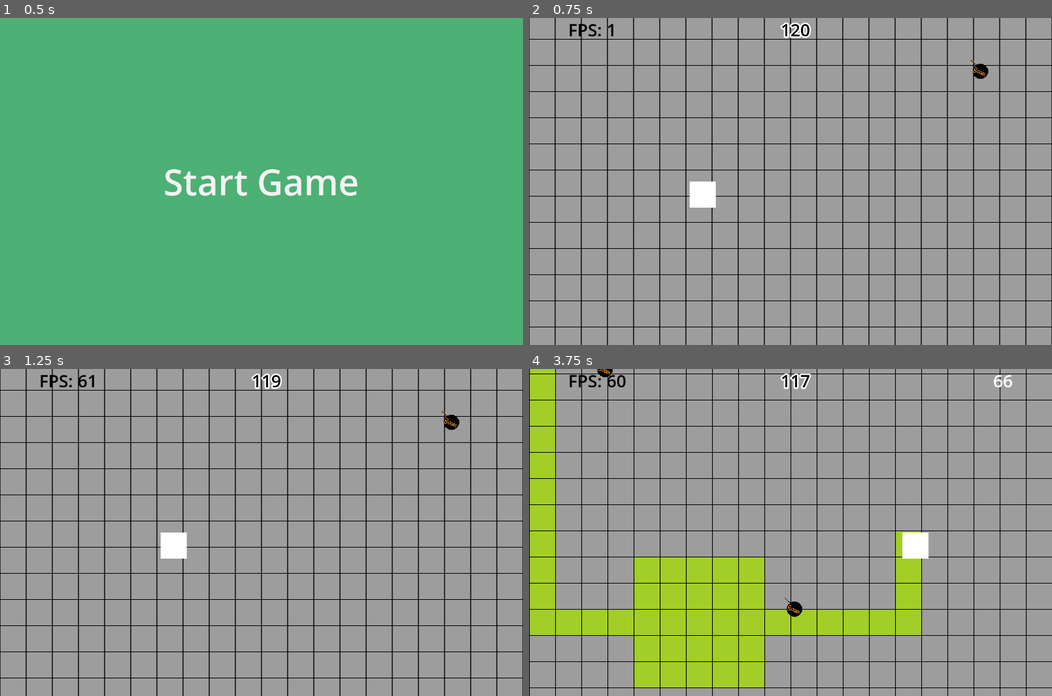
Above: before the commit, frames 1-4 (two rows, left to right).
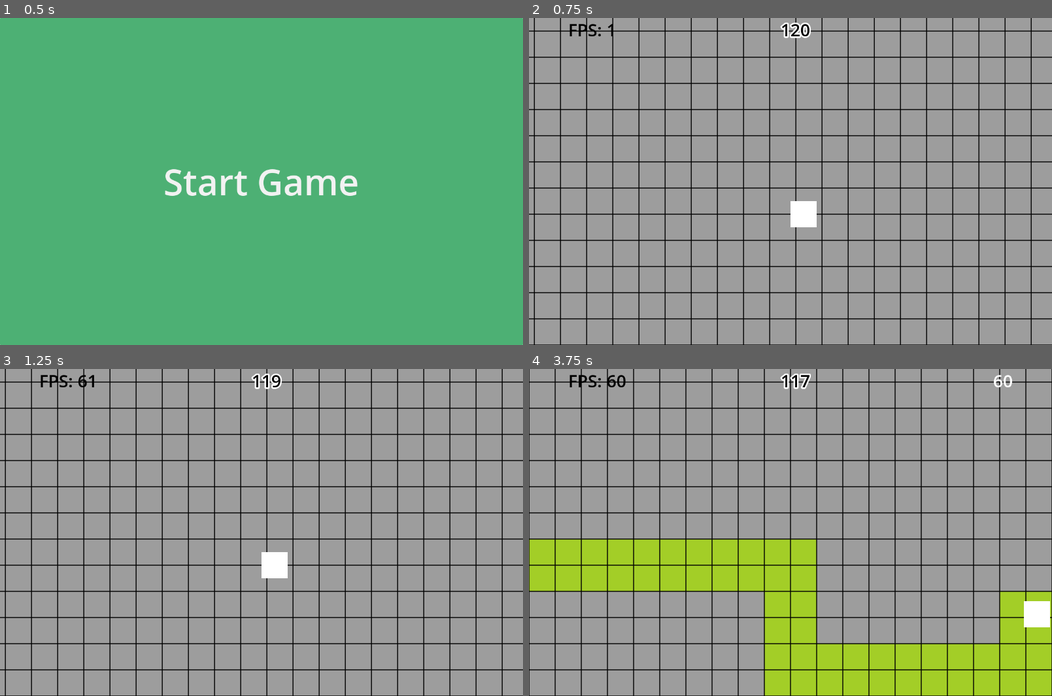
Above: after the commit, the same moments.

Repository: NIK-98/Paint_The_Ground
Game: Godot game, scene res://sceens/level.tscn
Same seed, same stepped clock (60 frames per second), same inputs: the game is played once before the commit and once after it. This scene is started directly instead of the project's main scene.
Inputs:
- Up to frame 1 (0.5 s): no input
- Up to frame 2 (0.75 s): click "Start Game" at 0.5 s
- Up to frame 3 (1.25 s): no input
- Up to frame 4 (3.75 s): hold D (right) 1.28-2.03 s; hold S (down) 2.03-2.78 s; hold D (right) 2.78-3.53 s; hold W (up) from 3.53 s (still down)

Frame 1 is identical in both runs. In frame 2, 17% of the frame differs, in the area x 0-100%, y 0-100%; in frame 3, 17%; in frame 4, 40%.
Error in both runs: Attempt to call function 'get_node' in base 'null instance' on a null instance. (res://scripts/player.gd:32)

Commit message:
wertung fehler mit ungleichen scores behoben und bomben besser syncronisiert

Diff:
--- a/sceens/bombe.tscn
+++ b/sceens/bombe.tscn
@@ -12,7 +12,7 @@
 properties/0/replication_mode = 2
 properties/1/path = NodePath(".:visible")
 properties/1/spawn = true
-properties/1/replication_mode = 1
+properties/1/replication_mode = 2
 
 [node name="Bombe" type="Node2D" groups=["boom"]]
 script = ExtResource("1_d6tas")
--- a/sceens/level.tscn
+++ b/sceens/level.tscn
@@ -106,6 +106,12 @@
 properties/3/path = NodePath("CanvasLayer/Start:button_pressed")
 properties/3/spawn = true
 properties/3/replication_mode = 1
+properties/4/path = NodePath(".:randpos")
+properties/4/spawn = true
+properties/4/replication_mode = 1
+properties/5/path = NodePath(".:oldrandpos")
+properties/5/spawn = true
+properties/5/replication_mode = 1
 
 [node name="level" type="Node2D" groups=["Level"]]
 script = ExtResource("1_5145t")
--- a/sceens/player.tscn
+++ b/sceens/player.tscn
@@ -22,6 +22,9 @@
 properties/3/path = NodePath("Color:color")
 properties/3/spawn = true
 properties/3/replication_mode = 1
+properties/4/path = NodePath(".:score")
+properties/4/spawn = true
+properties/4/replication_mode = 1
 
 [sub_resource type="SceneReplicationConfig" id="SceneReplicationConfig_8xxcm"]
 properties/0/path = NodePath("PlayerInput:move")
--- a/sceens/score_label.tscn
+++ b/sceens/score_label.tscn
@@ -5,10 +5,10 @@
 [sub_resource type="SceneReplicationConfig" id="SceneReplicationConfig_umceb"]
 properties/0/path = NodePath(".:theme_override_colors/font_color")
 properties/0/spawn = true
-properties/0/replication_mode = 2
+properties/0/replication_mode = 1
 properties/1/path = NodePath(".:text")
 properties/1/spawn = true
-properties/1/replication_mode = 2
+properties/1/replication_mode = 1
 
 [node name="score_label" type="Label"]
 theme_override_font_sizes/font_size = 42
--- a/scripts/Global.gd
+++ b/scripts/Global.gd
@@ -1,6 +1,6 @@
 extends Node
 
-var Spielfeld_Size = Vector2()
+var Spielfeld_Size = Vector2(1280*2,800*2)
 var Max_clients = 6
 const Start_bomben_limit = 4
 var Gameover = false
--- a/scripts/PlayerInput.gd
+++ b/scripts/PlayerInput.gd
@@ -1,6 +1,8 @@
 extends MultiplayerSynchronizer
 
 @export var move = Input.get_vector("left","right","up","down")
+
+var aktueller_spieler = false
 
 func _ready():
 	set_process(get_multiplayer_authority() == multiplayer.get_unique_id())
@@ -8,3 +10,6 @@
 func _physics_process(delta):
 	if is_multiplayer_authority():
 		move = Input.get_vector("left","right","up","down")
+		aktueller_spieler = true
+	else:
+		aktueller_spieler = false
--- a/scripts/bombe.gd
+++ b/scripts/bombe.gd
@@ -6,10 +6,10 @@
 const  bomb_radius = 64*2
 
 
+@rpc("any_peer","call_local")
 func aktivate_bombe(id: int, cell: int, clean:Node2D):
 	for x in range(-bomb_radius,bomb_radius):
 		for y in range(-bomb_radius,bomb_radius):
 			var tile_position = map.local_to_map(Vector2i(clean.position.x+x,clean.position.y+y))
 			map.set_cell(0,tile_position,cell,Vector2i(0,0))
 	clean.queue_free()
-	level.spawn_new_bombe.rpc(id)
--- a/scripts/floor.gd
+++ b/scripts/floor.gd
@@ -2,13 +2,9 @@
 
 @onready var main = get_parent().get_parent().get_parent()
 
-var with_tiles = 1280*2
-var hight_tiles = 800*2
-
 
 func reset_floor():
-	for x in range(with_tiles):
-		for y in range(hight_tiles):
+	for x in range(Global.Spielfeld_Size.x):
+		for y in range(Global.Spielfeld_Size.y):
 			var tile_position = local_to_map(Vector2i(x,y))
 			set_cell(0,tile_position,0,Vector2i(0,0))
-			Global.Spielfeld_Size = Vector2(x,y)
--- a/scripts/level.gd
+++ b/scripts/level.gd
@@ -1,4 +1,8 @@
 extends Node2D
+
+
+const bomb_spawn_genzen = 250
+
 
 @onready var main = get_parent().get_parent()
 @export var player_sceen: PackedScene
@@ -6,8 +10,8 @@
 @onready var map = get_node("floor")
 @onready var bombe = preload("res://sceens/bombe.tscn")
 @onready var Bomben = get_node("Bomben")
-
-const bomb_spawn_genzen = 64
+@export var randpos = Vector2(randi_range(bomb_spawn_genzen,Global.Spielfeld_Size.x-bomb_spawn_genzen),randi_range(bomb_spawn_genzen,Global.Spielfeld_Size.y-bomb_spawn_genzen))
+@export var oldrandpos = randpos
 
 var old_spawn: Vector2
 var Time_out = false
@@ -19,7 +23,6 @@
 	multiplayer.server_disconnected.connect(verbindung_verloren)
 	if not multiplayer.is_server():
 		return
-
 	multiplayer.peer_connected.connect(add_player)
 	multiplayer.peer_disconnected.connect(del_player)
 	multiplayer.peer_disconnected.connect(del_score)
@@ -82,19 +85,22 @@
 
 
 @rpc("call_local")
-func reset_bomben(id: int,anzahl: int):
+func reset_bomben(anzahl: int):
 	for c in Bomben.get_child_count()-1:
 		if Bomben.get_child(c).is_in_group("boom"):
 			Bomben.get_child(c).queue_free()
-	for i in range(anzahl):
-		spawn_new_bombe.rpc(id)
 
 
-@rpc("call_local")
-func spawn_new_bombe(id: int):
+@rpc("any_peer","call_local")
+func update_spawn_bomb_position():
+	oldrandpos = randpos
+	randpos = Vector2(randi_range(bomb_spawn_genzen,Global.Spielfeld_Size.x-bomb_spawn_genzen),randi_range(bomb_spawn_genzen,Global.Spielfeld_Size.y-bomb_spawn_genzen))
+
+@rpc("any_peer","call_local")
+func spawn_new_bombe():
 	var new_bombe = bombe.instantiate()
-	var randpos = Vector2(randi_range(bomb_spawn_genzen,Global.Spielfeld_Size.x-bomb_spawn_genzen),randi_range(bomb_spawn_genzen,Global.Spielfeld_Size.y-bomb_spawn_genzen))
 	new_bombe.name = "bombe"
+	update_spawn_bomb_position.rpc()
 	new_bombe.position = randpos
 	Bomben.add_child(new_bombe)
 
@@ -134,3 +140,5 @@
 
 func _on_start_pressed():
 	visible_start.rpc()
+	reset_bomben.rpc_id(1, Global.Start_bomben_limit)
+	spawn_new_bombe.rpc()
--- a/scripts/player.gd
+++ b/scripts/player.gd
@@ -34,21 +34,18 @@
 		camera.make_current()
 	color_change(name)
 
-
 func _physics_process(delta):
 	if not loaded:
 		loaded = true
 		painter(name)
-		score_counter.rpc()
+		score_counter()
 
 	if not get_parent().get_parent().get_node("CanvasLayer/Start").visible:
 		if not Gametriggerstart:
 			Gametriggerstart = true
 			map.reset_floor()
 			Check_Time_Visible.rpc()
-			if multiplayer.is_server():
-				get_parent().get_parent().reset_bomben.rpc_id(1, name.to_int(), Global.Start_bomben_limit)
-				get_parent().get_parent().get_node("Timer").start()
+			get_parent().get_parent().get_node("Timer").start()
 		if get_parent().get_parent().get_node("CanvasLayer/Time").visible and not get_parent().get_parent().Time_out:
 			if position.x < 0:
 				velocity.x += 10
@@ -66,11 +63,10 @@
 			move_and_collide(velocity)
 			if (velocity.x != 0 or velocity.y != 0):
 				painter(name)
-			score_counter.rpc()
+			score_counter()
 			if get_parent().get_parent().get_node("CanvasLayer/Wertung").get_node(str(name)) != null:
 				get_parent().get_parent().get_node("CanvasLayer/Wertung").get_node(str(name)).wertung(name.to_int())
 			bombe_attack()
-			await get_tree().create_timer(5).timeout
 		if get_parent().get_parent().Time_out:
 			ende.rpc_id(name.to_int())
 
@@ -119,7 +115,8 @@
 func bombe_attack():
 	for area in $Area2D.get_overlapping_areas():
 		if area.is_in_group("boom"):
-			area.get_parent().aktivate_bombe(name.to_int(), color_cell, area.get_parent())
+			area.get_parent().aktivate_bombe.rpc(name.to_int(), color_cell, area.get_parent())
+			get_parent().get_parent().spawn_new_bombe.rpc()
 
 
 func painter(name: String):
@@ -129,7 +126,6 @@
 	paint.rpc(color_cell)
 
 
-@rpc("any_peer","call_local")
 func score_counter():
 	score = 0
 	for i in map.get_used_cells(0):
@@ -143,12 +139,14 @@
 	var radius = Vector2i($Color.size.x,$Color.size.y)
 	var tile_position_top_left = map.local_to_map(Vector2i(position.x,position.y))
 	var tile_position_down_right = map.local_to_map(Vector2i(position.x+radius.x,position.y+radius.y))
-	if tile_position_down_right in map.get_used_cells_by_id(0,tile,tile_position_down_right):
+	if tile_position_down_right not in map.get_used_cells(0):
 		return
-	if tile_position_top_left in map.get_used_cells_by_id(0,tile,tile_position_top_left):
+	if tile_position_top_left not in map.get_used_cells(0):
 		return
 	var tile_position = map.local_to_map(Vector2i(position.x,position.y))
-	map.set_cell(0,tile_position,tile,Vector2i(0,0))
+	for x in range(0,2):
+		for y in range(0,2):
+			map.set_cell(0,Vector2i(tile_position.x+x,tile_position.y+y),tile,Vector2i(0,0))
 
 
 func color_change(name: String):
